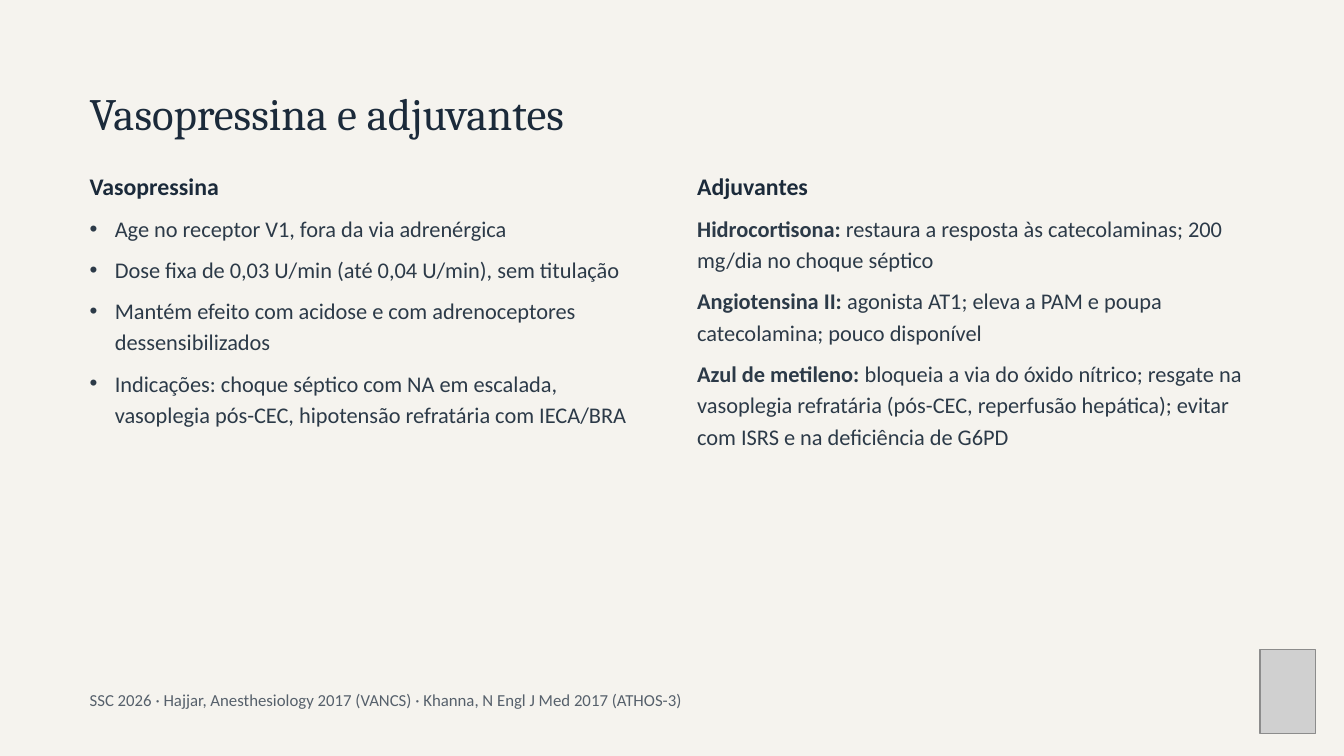
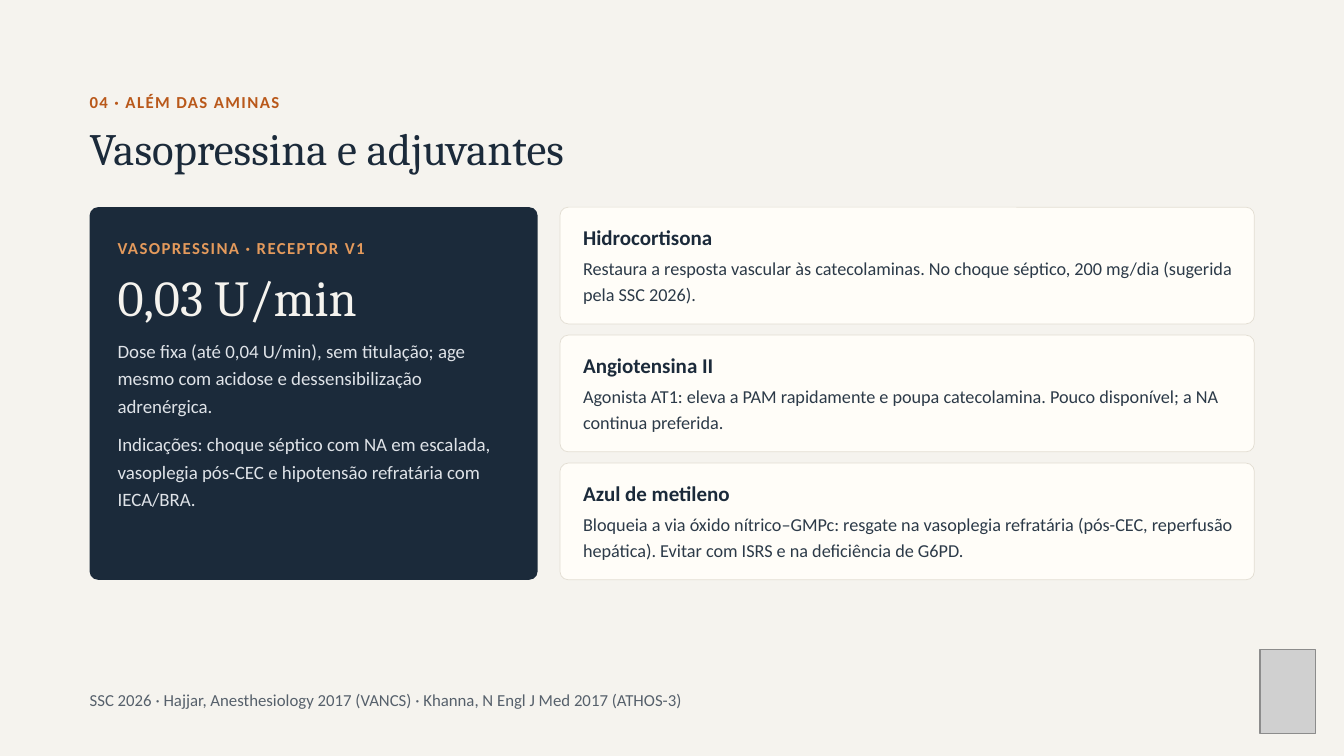
Before and after one commit to brunomoraesdubois-bit/Bruno, a slide deck: slide 11 of apresentacao/Aminas_Vasoativas.pptx. Drawn at 1344x756 pixels with LibreOffice and Linux fonts; fonts in the diff are those of the drawing; grey boxes stand for pictures. Boxes give left, top, right and bottom in pixels: in the first picture for what was removed or moved away, otherwise in the second. Text is boxed around its words. In the diff, an @@ line names an element or a change of style, - is before the commit and + after.

```diff
--- a/apresentacao/Aminas_Vasoativas.pptx
+++ b/apresentacao/Aminas_Vasoativas.pptx
@@ text added at bbox=[90, 94, 279, 108], 12 pt, text #B9581A, bold @@
+04 · ALÉM DAS AMINAS
@@ title "Vasopressina e adjuvantes": place and size @@
-title "Vasopressina e adjuvantes" at bbox=[90, 99, 564, 140]
+title "Vasopressina e adjuvantes" at bbox=[90, 134, 564, 175]
@@ text removed at bbox=[697, 178, 808, 199] @@
-Adjuvantes
@@ rounded rectangle added at bbox=[90, 208, 537, 581], fill #1B2A3A @@
@@ rounded rectangle added at bbox=[561, 208, 1255, 325], fill #FFFDF8, outline #E2DDD2 0.5 pt @@
@@ text removed at bbox=[115, 221, 507, 241] @@
-• Age no receptor V1, fora da via adrenérgica
@@ text added at bbox=[583, 230, 712, 245], 15 pt, text #1B2A3A, bold @@
+Hidrocortisona
@@ text at bbox=[118, 243, 365, 254]: text changed; size 17 to 12 pt; text colour #1B2A3A to #E49A5C @@
-Vasopressina
+VASOPRESSINA · RECEPTOR V1
@@ text at bbox=[583, 262, 1231, 304]: text changed; size 16 to 13 pt @@
-• Hidrocortisona: restaura a resposta às catecolaminas; 200 mg/dia no choque séptico
+Restaura a resposta vascular às catecolaminas. No choque séptico, 200 mg/dia (sugerida pela SSC 2026).
@@ text added at bbox=[118, 281, 356, 323], 36 pt, text #F5F3EE @@
+0,03 U/min
@@ text removed at bbox=[115, 303, 575, 350] @@
-• Mantém efeito com acidose e com adrenoceptores dessensibilizados
@@ text at bbox=[118, 344, 465, 416]: text changed; size 16 to 13.5 pt; text colour #2C3A48 to #DFE3E8 @@
-• Dose fixa de 0,03 U/min (até 0,04 U/min), sem titulação
+Dose fixa (até 0,04 U/min), sem titulação; age mesmo com acidose e dessensibilização adrenérgica.
@@ rounded rectangle added at bbox=[561, 335, 1255, 452], fill #FFFDF8, outline #E2DDD2 0.5 pt @@
@@ text added at bbox=[583, 358, 713, 377], 15 pt, text #1B2A3A, bold @@
+Angiotensina II
@@ text at bbox=[583, 390, 1218, 432]: text changed; size 16 to 13 pt @@
-• Angiotensina II: agonista AT1; eleva a PAM e poupa catecolamina; pouco disponível
+Agonista AT1: eleva a PAM rapidamente e poupa catecolamina. Pouco disponível; a NA continua preferida.
@@ text at bbox=[118, 438, 490, 507]: text changed; size 16 to 13.5 pt; text colour #2C3A48 to #DFE3E8 @@
-• Indicações: choque séptico com NA em escalada, vasoplegia pós-CEC, hipotensão refratária com IECA/BRA
+Indicações: choque séptico com NA em escalada, vasoplegia pós-CEC e hipotensão refratária com IECA/BRA.
@@ rounded rectangle added at bbox=[561, 463, 1255, 580], fill #FFFDF8, outline #E2DDD2 0.5 pt @@
@@ text added at bbox=[583, 486, 730, 501], 15 pt, text #1B2A3A, bold @@
+Azul de metileno
@@ text at bbox=[583, 518, 1232, 560]: text changed; size 16 to 13 pt @@
-• Azul de metileno: bloqueia a via do óxido nítrico; resgate na vasoplegia refratária (pós-CEC, reperfusão hepática); evitar com ISRS e na deficiência de G6PD
+Bloqueia a via óxido nítrico–GMPc: resgate na vasoplegia refratária (pós-CEC, reperfusão hepática). Evitar com ISRS e na deficiência de G6PD.
```
Also in this commit, not shown: 27 other slides changed, 29 other files.
